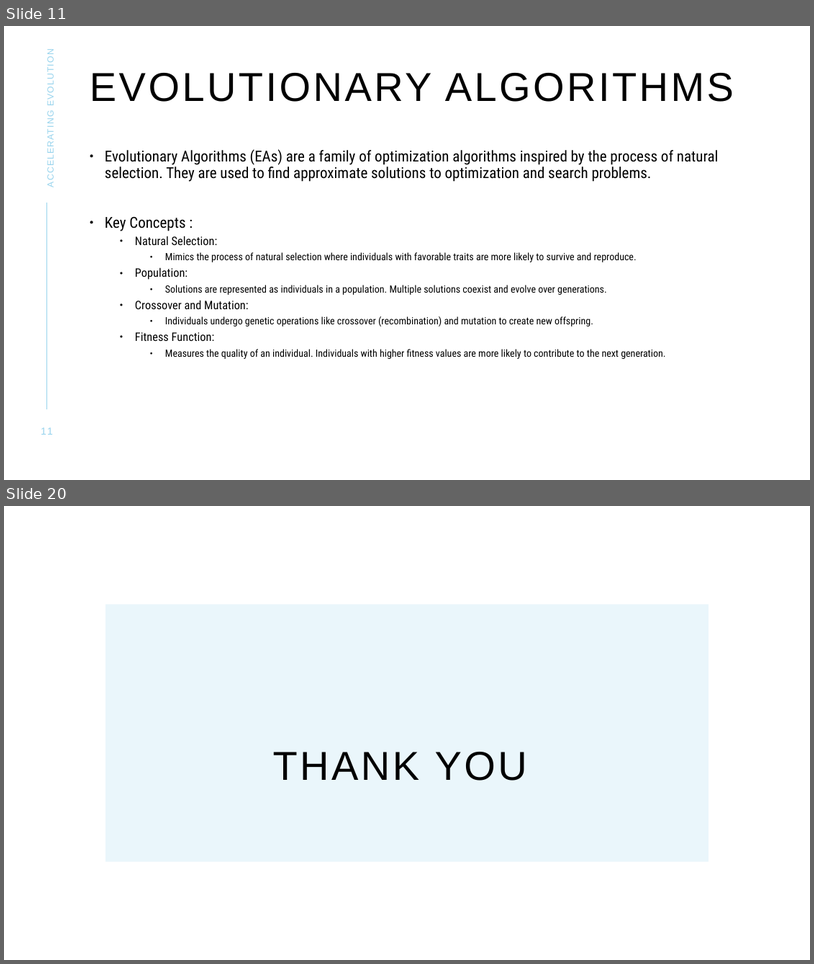
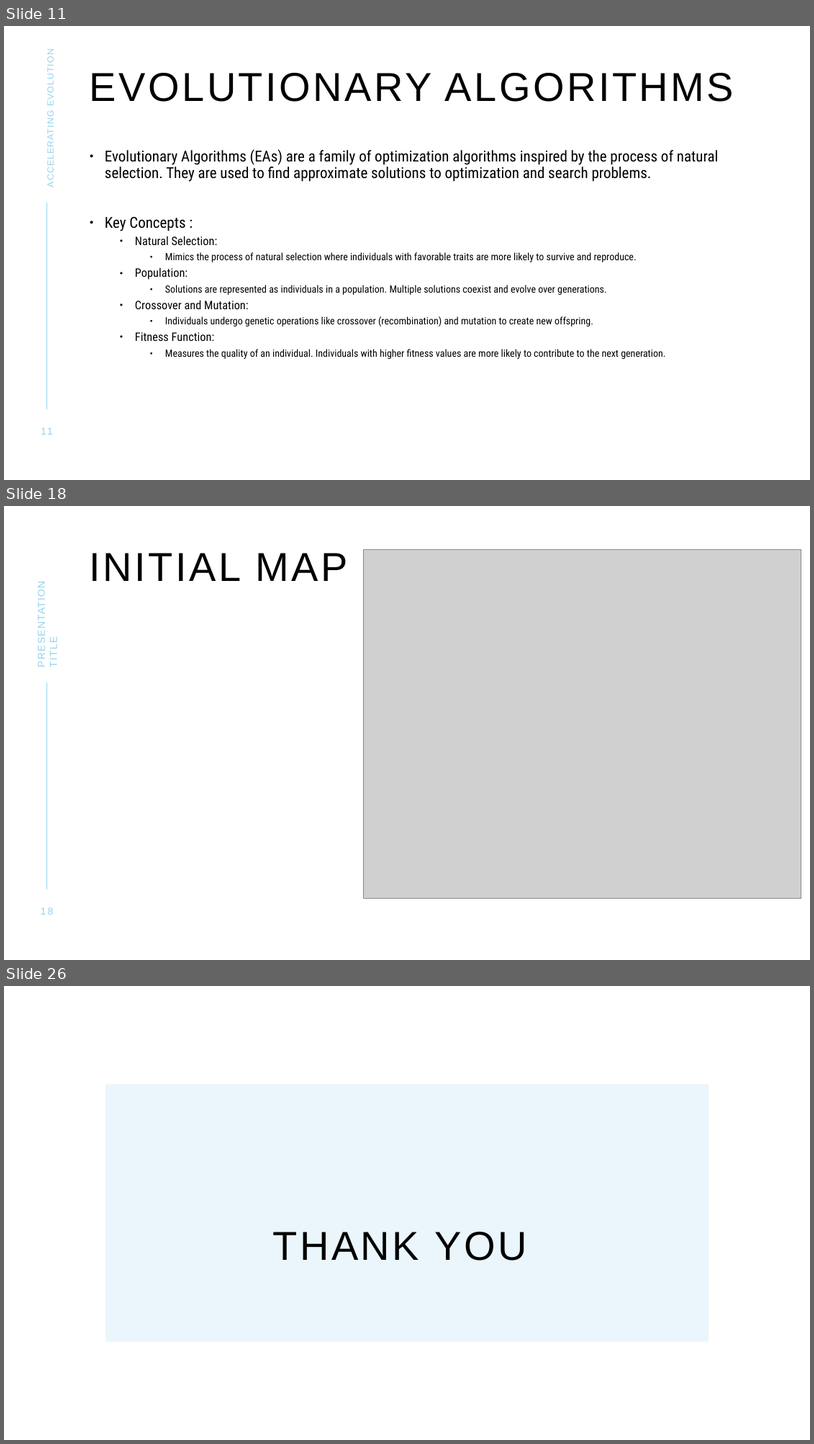
Before and after one commit to Ashirbad-Sarangi/evolutionary_algo_gpu, a slide deck: data/documents/GPU_Presentation_v2.pptx. Shown one above the other, each under a label of ours: slides 11 and 20 before the commit, slides 11, 18 and 26 after it; the slides between them are not shown. The pictures are 814x964 and 814x1444 pixels, drawn with LibreOffice and Linux fonts; fonts in the diff are those of the drawing; grey boxes stand for pictures. Boxes give left, top, right and bottom in pixels: in the first picture for what was removed or moved away, otherwise in the second. Text is boxed around its words. In the diff, an @@ line names an element or a change of style, - is before the commit and + after.

```diff
--- a/data/documents/GPU_Presentation_v2.pptx
+++ b/data/documents/GPU_Presentation_v2.pptx
@@ slide 18 added at <box>4,506,810,960</box>, background #FFFFFF; not listed: 1 template element that a slide beside it also shows @@
@@ title added at <box>90,553,348,581</box>, 48 pt, text #000000 @@
+INITIAL MAP
@@ picture added at <box>363,549,801,898</box> @@
@@ text added at <box>36,590,59,667</box>, 12 pt, text #96D3ED @@
+PRESENTATION TITLE
@@ page number added at <box>41,907,54,914</box>, 12 pt, text #96D3ED @@
+18
@@ what was slide 20 is now slide 26 @@
```
Also in this commit, not shown: 6 slides changed, 11 other slides added, 6 slides removed, 15 other files.
